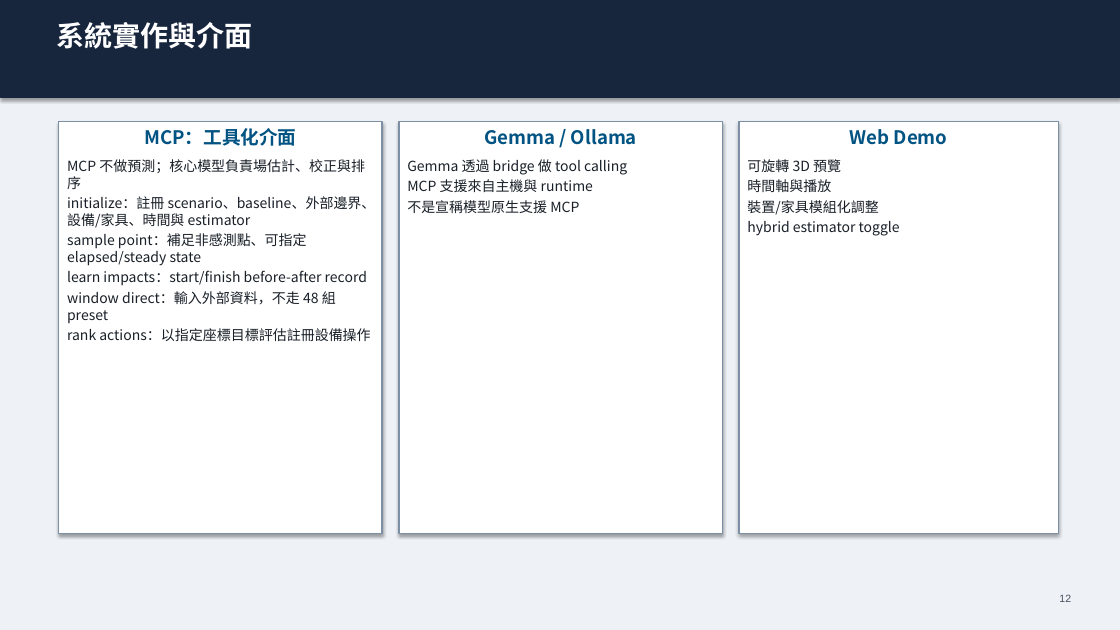
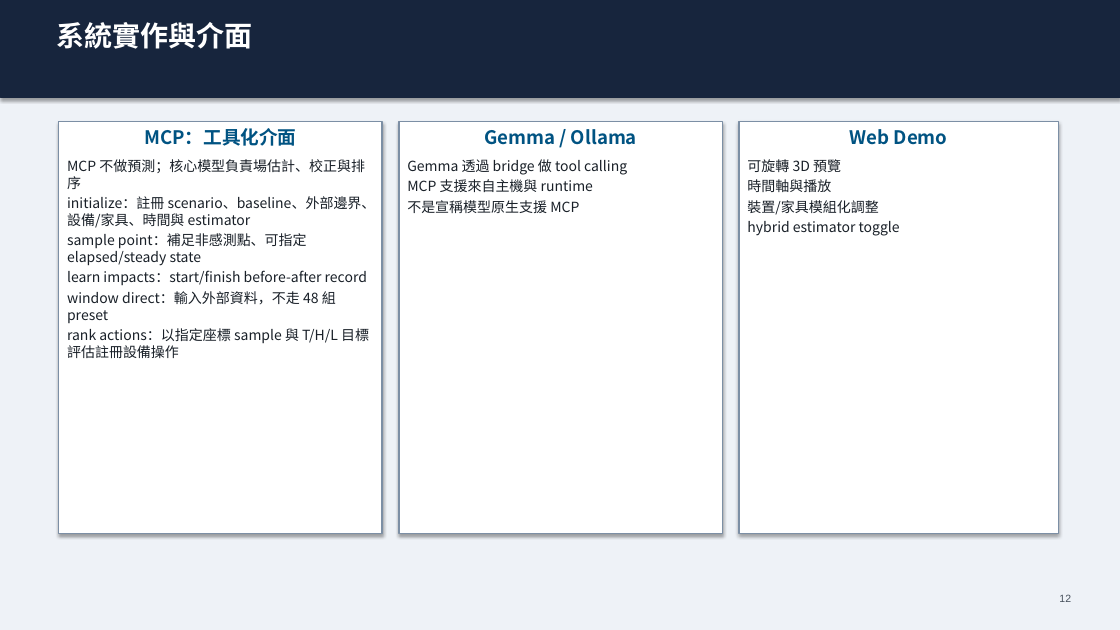
Before and after one commit to Yunitrish006006/A-Spatial-Digital-Twin-Prototype-for-Indoor-Spaces-with-Environmental-Factors, a slide deck: slide 12 of docs/papers/thesis/thesis_presentation_zh_30min.pptx. Drawn at 1120x630 pixels with LibreOffice and Linux fonts; fonts in the diff are those of the drawing. Boxes give left, top, right and bottom in pixels: in the first picture for what was removed or moved away, otherwise in the second. Text is boxed around its words. In the diff, an @@ line names an element or a change of style, - is before the commit and + after.

```diff
--- a/docs/papers/thesis/thesis_presentation_zh_30min.pptx
+++ b/docs/papers/thesis/thesis_presentation_zh_30min.pptx
@@ text in rectangle at (x1=67, y1=328, x2=369, y2=358): text changed @@
-rank actions：以指定座標目標評估註冊設備操作
+rank actions：以指定座標 sample 與 T/H/L 目標評估註冊設備操作
```
Also in this commit, not shown: 2 other slides changed, 39 other files.
